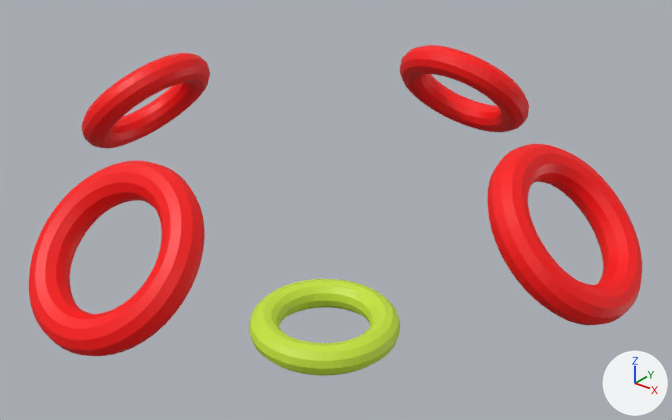
Two versions of the glTF model ar_core_sceneform/src/main/res/raw/orbit_45_4.glb, one commit apart.
The view is the same before and after, from a 50 mm camera at (2.08, -2.52, 2.11) aimed at (0.02, 0.05, 0.51). Arrows for +X, +Y and +Z are at lower right; the lights stay in place. Where no turn or scale is listed for an object, it has been applied to the vertices.
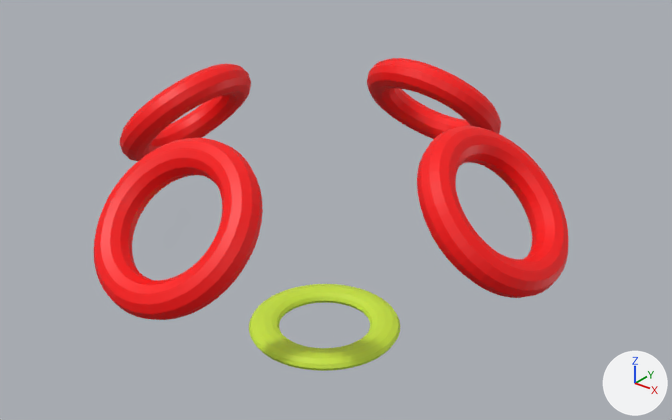
Changed parts and their boxes (x1, y1, x2, y2) in the pictures (672 x 420 px):
'Torus.002', moved
    before: (29, 160, 205, 356)
    after: (94, 138, 263, 320)
'Torus.003', moved
    before: (487, 144, 642, 325)
    after: (417, 126, 568, 298)
'Torus.004', moved
    before: (82, 53, 210, 148)
    after: (120, 64, 251, 161)
'Torus.001', moved
    before: (400, 45, 529, 132)
    after: (367, 58, 501, 139)
'Torus', rescaled (10% shorter)
    before: (249, 279, 400, 376)
    after: (249, 284, 400, 371)

The change, as a diff of the scene's bpy script:
```diff
--- a/ar_core_sceneform/src/main/res/raw/orbit_45_4.glb.py
+++ b/ar_core_sceneform/src/main/res/raw/orbit_45_4.glb.py
@@ ob_torus @@
 ob_torus.location = (0.0, 0.0, 0.0)
-ob_torus.scale = (0.25, 0.25, 0.25)
+ob_torus.scale = (0.25, 0.25, 0.119)
@@ ob_torus_001 @@
 ob_torus_001 = bpy.data.objects.new('Torus.001', me_torus_002)
-ob_torus_001.location = (0.0, 1.0, 0.75)
+ob_torus_001.location = (0.0, 0.75, 0.75)
@@ ob_torus_002 @@
 ob_torus_002 = bpy.data.objects.new('Torus.002', me_torus_003)
-ob_torus_002.location = (0.0, -1.0, 0.75)
+ob_torus_002.location = (0.0, -0.75, 0.75)
@@ ob_torus_003 @@
 ob_torus_003 = bpy.data.objects.new('Torus.003', me_torus_004)
-ob_torus_003.location = (1.0, 0.0, 0.75)
+ob_torus_003.location = (0.74, 0.0, 0.75)
@@ ob_torus_004 @@
 ob_torus_004 = bpy.data.objects.new('Torus.004', me_torus_005)
-ob_torus_004.location = (-1.0, 0.0, 0.75)
+ob_torus_004.location = (-0.75, 0.0, 0.75)
```
